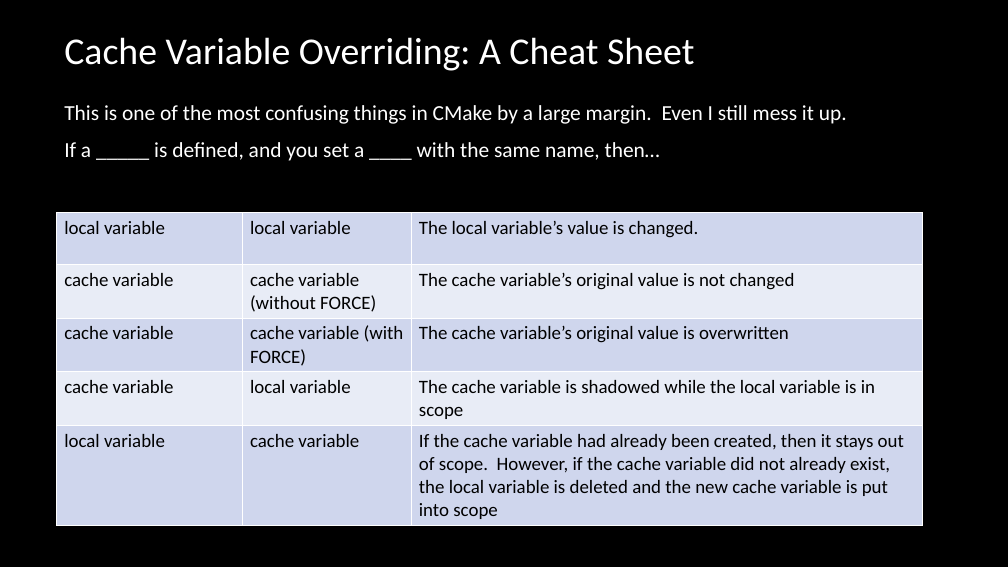
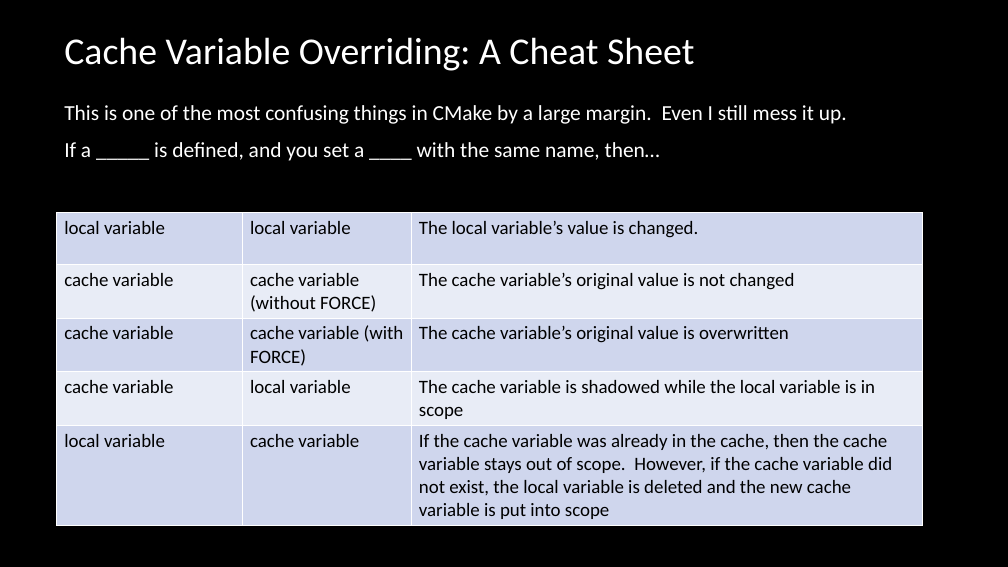
Before and after one commit to multiplemonomials/CMakeTraining, a slide deck: slide 18 of Session 2 - More Advanced CMake.pptx (slide 13 before the commit). Drawn at 1008x567 pixels with LibreOffice and Linux fonts; fonts in the diff are those of the drawing; background and template pictures are left out. Boxes give left, top, right and bottom in pixels: in the first picture for what was removed or moved away, otherwise in the second. Text is boxed around its words. In the diff, an @@ line names an element or a change of style, - is before the commit and + after.

```diff
--- a/Session 2 - More Advanced CMake.pptx
+++ b/Session 2 - More Advanced CMake.pptx
@@ table at bbox=[57, 212, 923, 523] @@
-row 5, column 3: If the cache variable had already been created, then it stays out of scope. However, if the cache variable did not already exist, the local variable is deleted and the new cache variable is put into scope
+row 5, column 3: If the cache variable was already in the cache, then the cache variable stays out of scope. However, if the cache variable did not exist, the local variable is deleted and the new cache variable is put into scope
```
Also in this commit, not shown: 4 other slides changed, 5 slides added.
